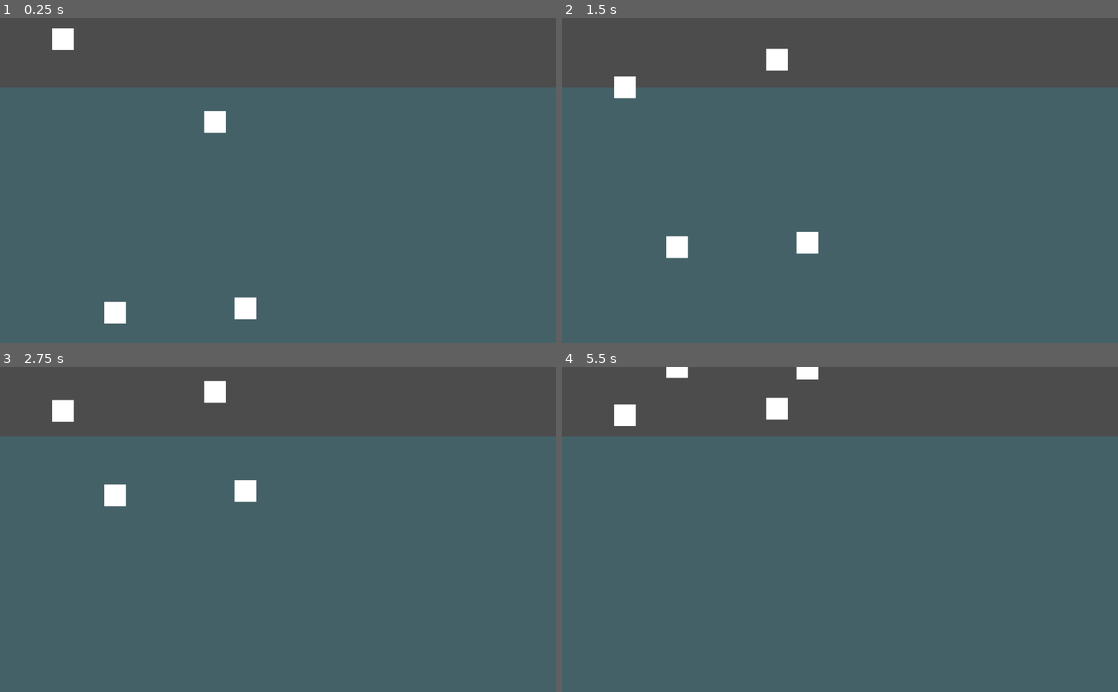
Above: before the commit, frames 1-4 (two rows, left to right).
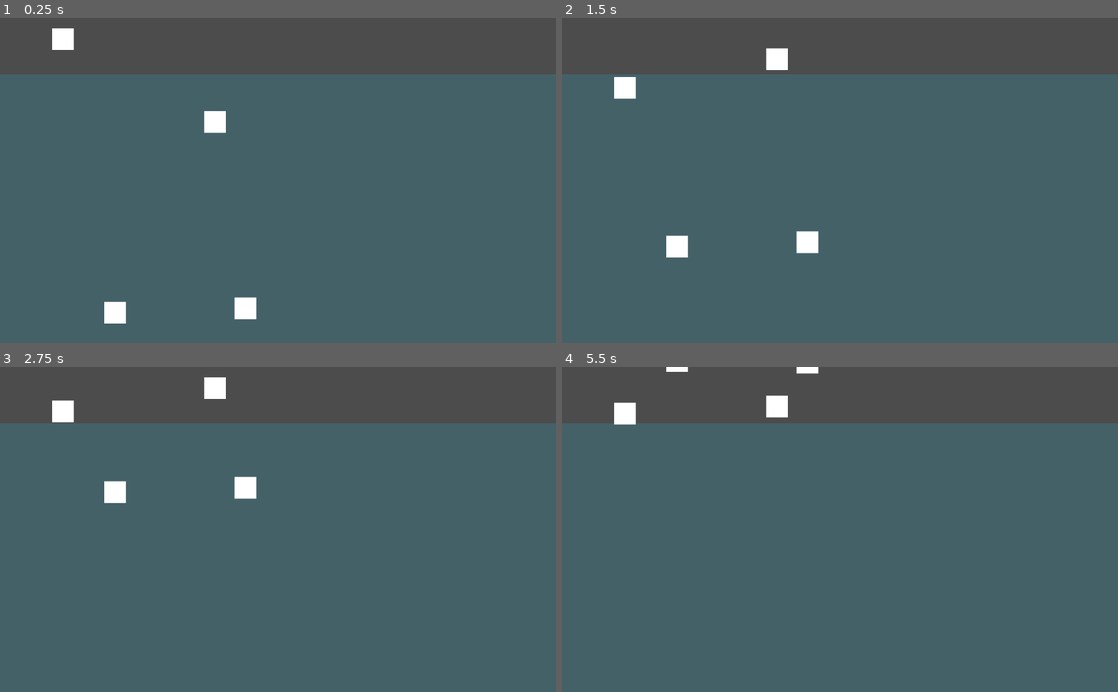
Above: after the commit, the same moments.

Repository: its-dlh/brackeys-2023.2
Game: Godot game, scene res://World/World.tscn
Same seed, same stepped clock (60 frames per second), same inputs: the game is played once before the commit and once after it. The project has no main scene, so this scene is started directly.
Inputs:
- Up to frame 1 (0.25 s): no input
- Up to frame 2 (1.5 s): hold Right (ui_right) 0.53-1.28 s; hold Down (ui_down) from 1.28 s (still down)
- Up to frame 3 (2.75 s): release Down (ui_down) at 2.03 s; hold Right (ui_right) from 2.03 s (still down)
- Up to frame 4 (5.5 s): release Right (ui_right) at 2.78 s; hold Up (ui_up) 2.78-3.53 s; hold Left (ui_left) 3.53-5.03 s; hold Down (ui_down) from 5.03 s (still down)

The runs differ from the first frame. In frame 1, 4.1% of the frame differs, in the area x 0-100%, y 17-22%; in frame 2, 4.0%; in frame 3, 4.4%, in the area x 0-100%, y 3-43%; in frame 4, 4.3%.

Commit message:
tweaking visual surface line position

Diff:
--- a/World/World.tscn
+++ b/World/World.tscn
@@ -20,8 +20,9 @@
 }
 
 [node name="ColorRect" type="ColorRect" parent="Area2D"]
+margin_top = -1.34454
 margin_right = 40.0
-margin_bottom = 40.0
+margin_bottom = 38.6555
 color = Color( 0.0941176, 0.827451, 1, 0.156863 )
 
 [node name="CollisionShape2D" type="CollisionShape2D" parent="Area2D"]
--- a/project.godot
+++ b/project.godot
@@ -20,7 +20,7 @@
 [physics]
 
 common/enable_pause_aware_picking=true
-2d/default_linear_damp=0.16
+2d/default_linear_damp=0.122
 
 [rendering]
 
